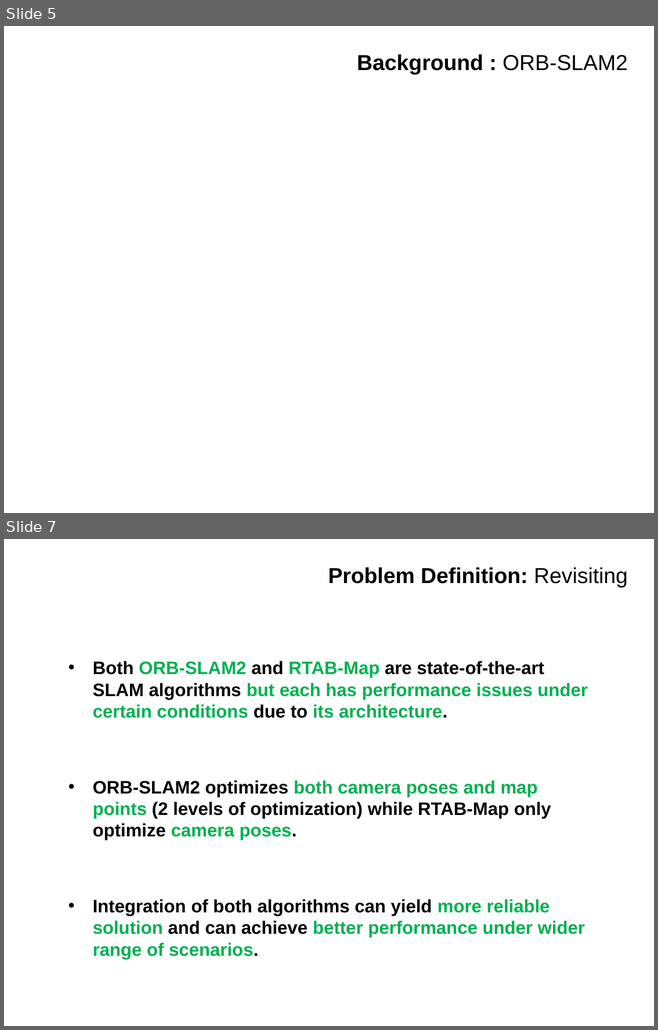
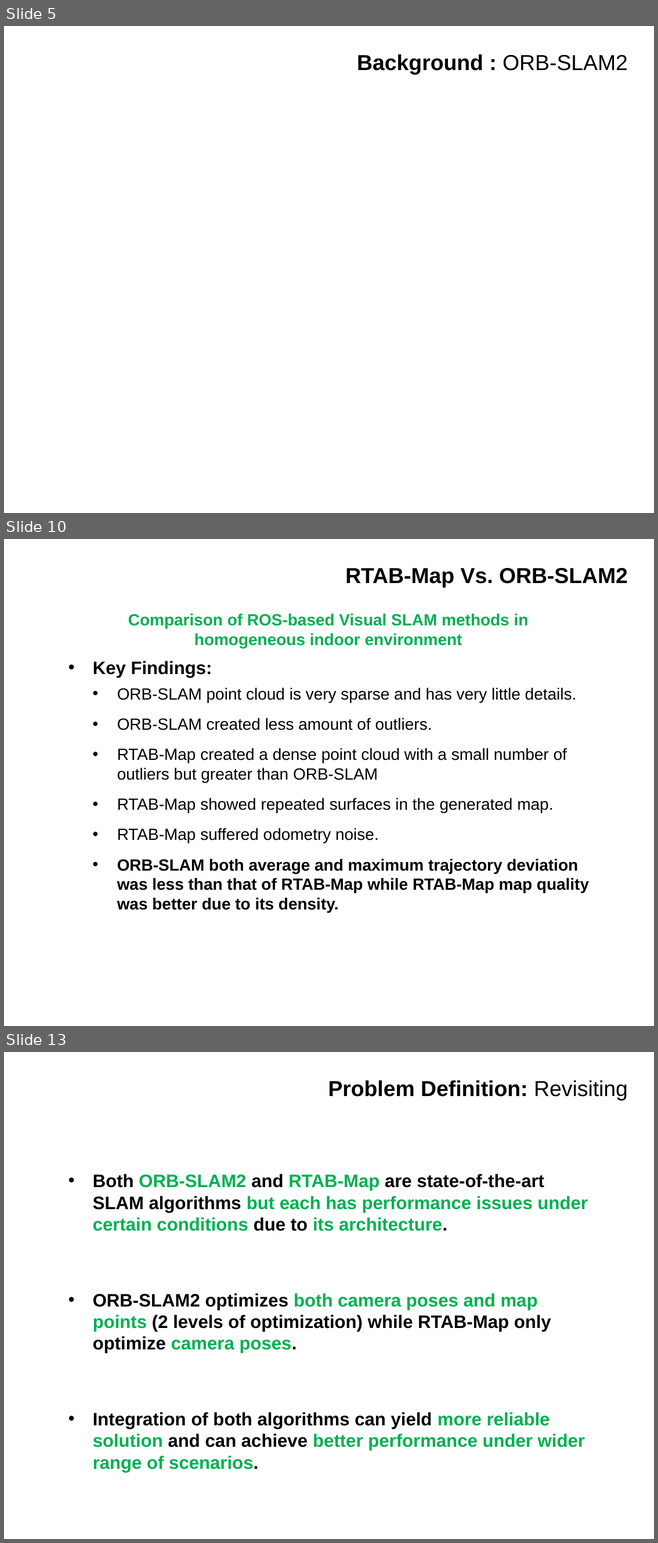
Before and after one commit to IslamAAli/ORBSLAM_RTABmap, a slide deck: Presentation_2/CMPUT631-ProjectProgress-V0P1.pptx. Shown one above the other, each under a label of ours: slides 5 and 7 before the commit, slides 5, 10 and 13 after it; the slides between them are not shown. The pictures are 658x1030 and 658x1543 pixels, drawn with LibreOffice and Linux fonts; fonts in the diff are those of the drawing; background and template pictures are left out. Boxes give left, top, right and bottom in pixels: in the first picture for what was removed or moved away, otherwise in the second. Text is boxed around its words. In the diff, an @@ line names an element or a change of style, - is before the commit and + after.

```diff
--- a/Presentation_2/CMPUT631-ProjectProgress-V0P1.pptx
+++ b/Presentation_2/CMPUT631-ProjectProgress-V0P1.pptx
@@ slide 10 added at [4, 539, 654, 1026], background #FFFFFF @@
@@ title added at [345, 568, 628, 587], 24 pt, text #000000, bold @@
+RTAB-Map Vs. ORB-SLAM2
@@ text added at [128, 613, 528, 648], 18 pt, text #00B050, bold @@
+Comparison of ROS-based Visual SLAM methods in
+homogeneous indoor environment
@@ text added at [93, 661, 589, 913], 18 pt, text #000000 @@
+• Key Findings:
+  • ORB-SLAM point cloud is very sparse and has very little details.
+  • ORB-SLAM created less amount of outliers.
+  • RTAB-Map created a dense point cloud with a small number of outliers but greater than ORB-SLAM
+  • RTAB-Map showed repeated surfaces in the generated map.
+  • RTAB-Map suffered odometry noise.
+  • ORB-SLAM both average and maximum trajectory deviation was less than that of RTAB-Map while RTAB-Map map quality was better due to its density.
@@ what was slide 7 is now slide 13 @@
```
Also in this commit, not shown: 1 slide changed, 5 other slides added.
